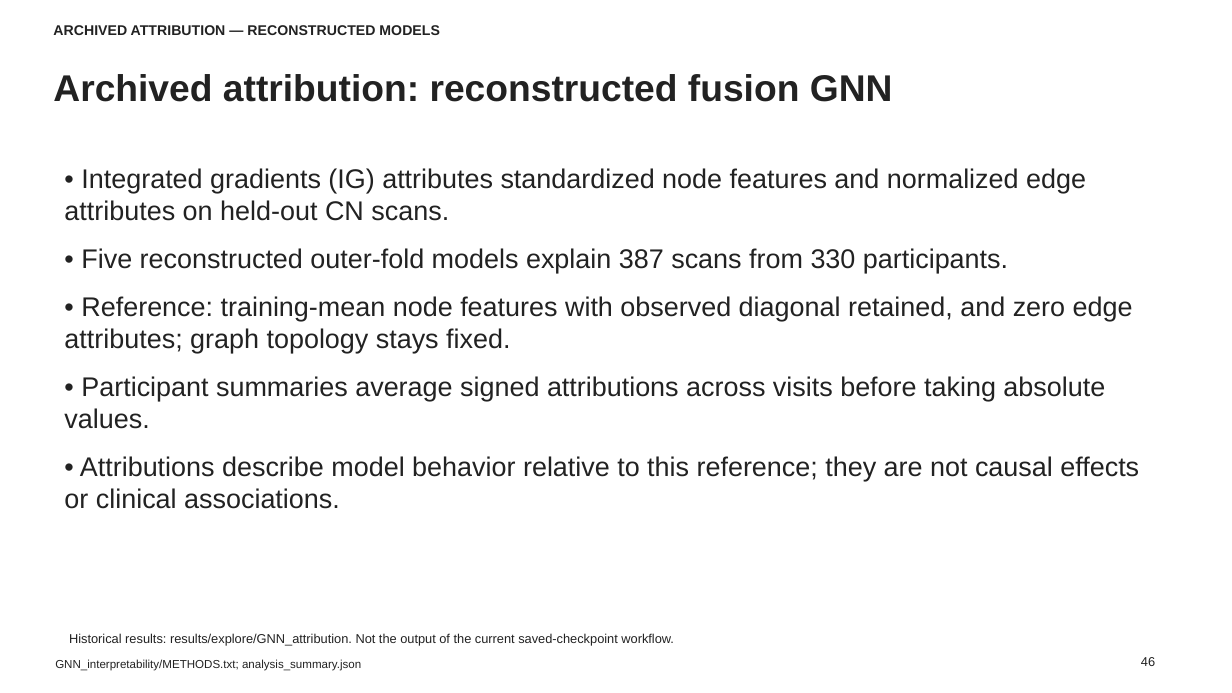
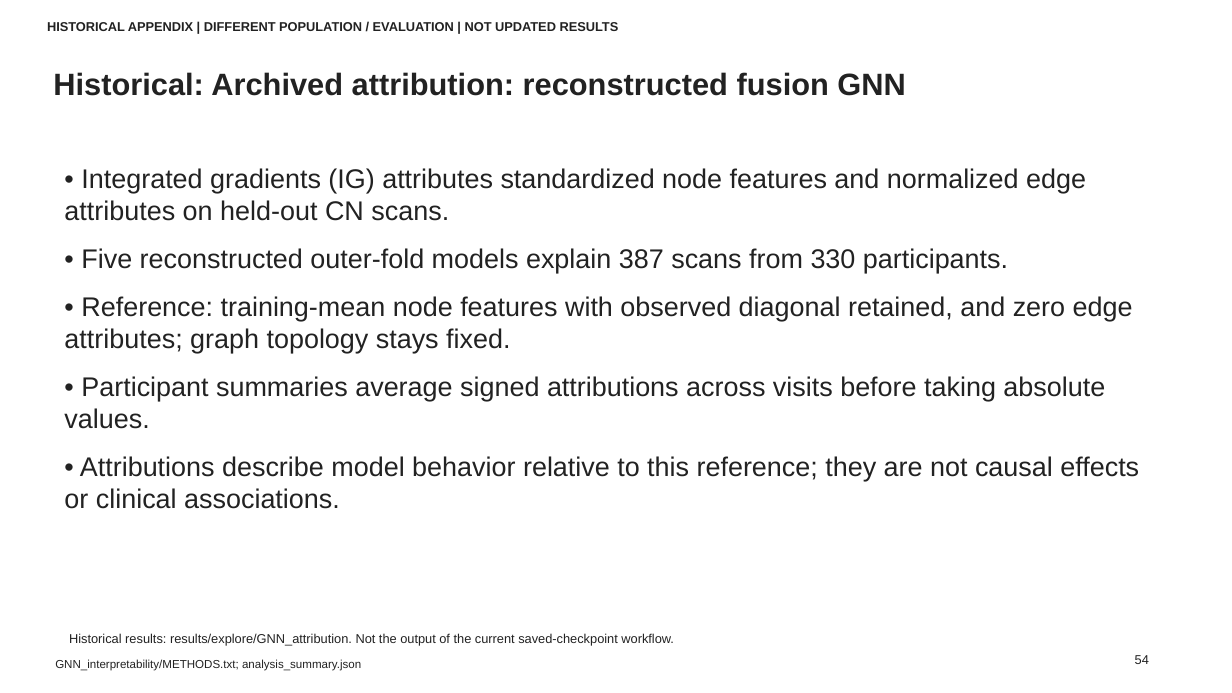
Before and after one commit to mintchoc0326/BAG-Prediction, a slide deck: slide 54 of reports/brain_age/slides/Connectome_Brain_Age_Results_English_Editable_with_Pipelines.pptx (slide 46 before the commit). Drawn at 1232x693 pixels with LibreOffice and Linux fonts; fonts in the diff are those of the drawing. Boxes give left, top, right and bottom in pixels: in the first picture for what was removed or moved away, otherwise in the second. Text is boxed around its words. In the diff, an @@ line names an element or a change of style, - is before the commit and + after.

```diff
--- a/reports/brain_age/slides/Connectome_Brain_Age_Results_English_Editable_with_Pipelines.pptx
+++ b/reports/brain_age/slides/Connectome_Brain_Age_Results_English_Editable_with_Pipelines.pptx
@@ text at [47,22,619,31]: text changed; size 11 to 10 pt @@
-ARCHIVED ATTRIBUTION — RECONSTRUCTED MODELS
+HISTORICAL APPENDIX | DIFFERENT POPULATION / EVALUATION | NOT UPDATED RESULTS
@@ text at [53,72,905,96]: text changed; size 29 to 24 pt @@
-Archived attribution: reconstructed fusion GNN
+Historical: Archived attribution: reconstructed fusion GNN
@@ text at [1135,655,1149,664]: text changed @@
-46
+54
```
Also in this commit, not shown: 14 other slides changed, 43 slides added, 39 slides removed, 4 other files.
